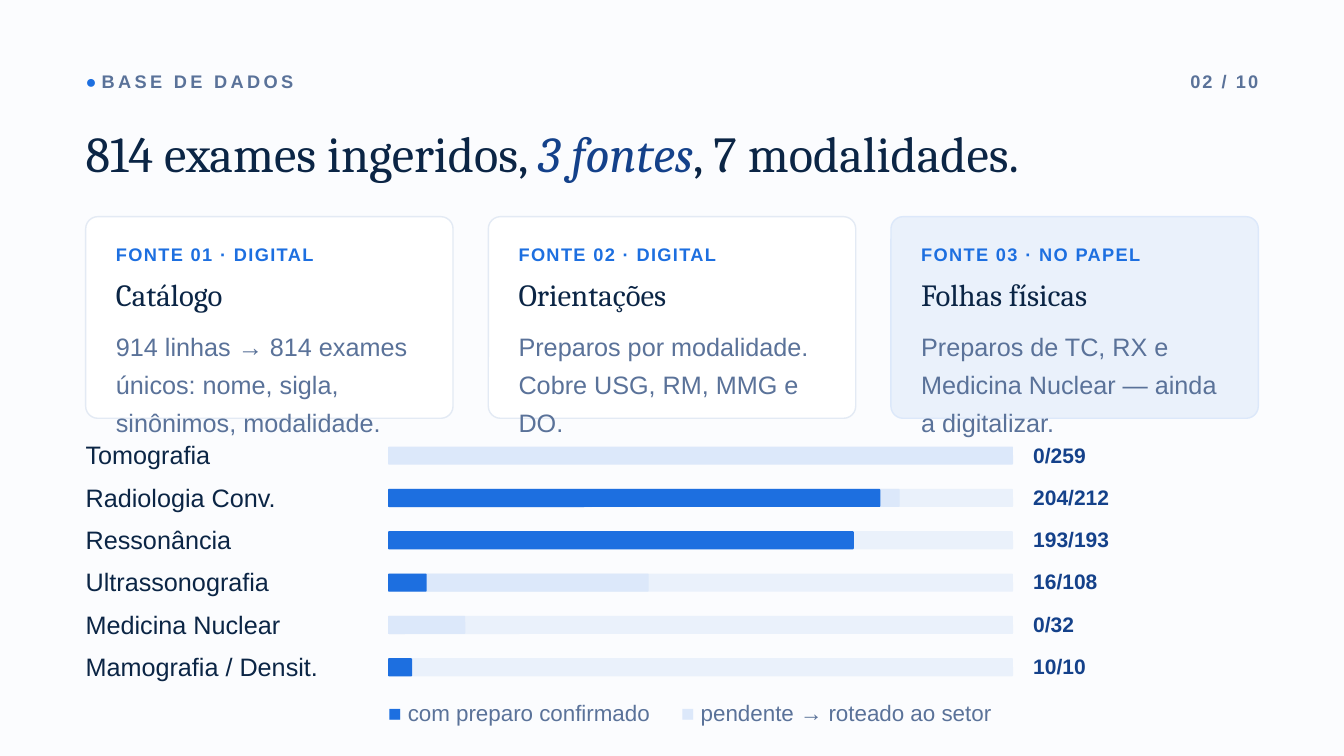
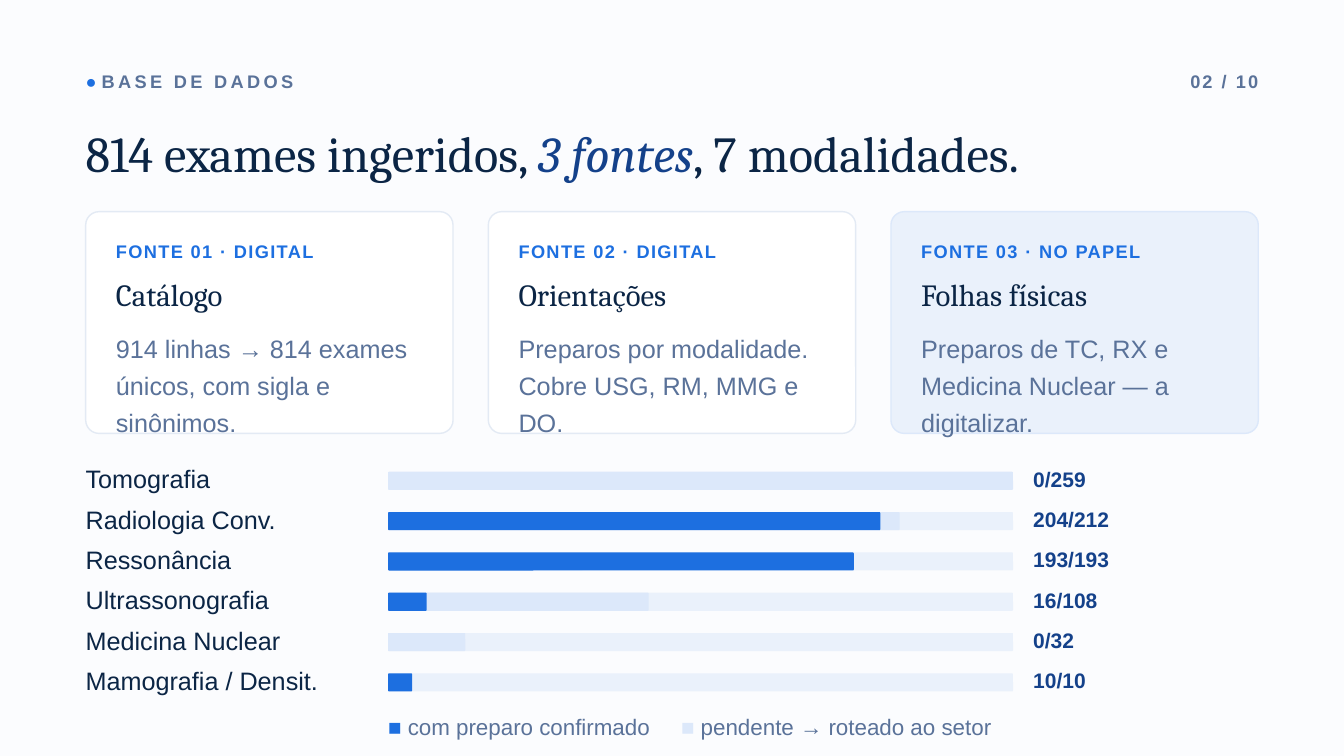
Before and after one commit to ata1de/hc-ufpe-exam-assistant, a slide deck: slide 3 of docs/Apresentacao_HC-UFPE.pptx. Drawn at 1344x756 pixels with LibreOffice and Linux fonts; fonts in the diff are those of the drawing. Boxes give left, top, right and bottom in pixels: in the first picture for what was removed or moved away, otherwise in the second. Text is boxed around its words. In the diff, an @@ line names an element or a change of style, - is before the commit and + after.

Commit message:
docs: fix presentation text overlaps, keep all body text >=18pt

```diff
--- a/docs/Apresentacao_HC-UFPE.pptx
+++ b/docs/Apresentacao_HC-UFPE.pptx
@@ rounded rectangle: place and size @@
-rounded rectangle at [86, 217, 453, 418]
+rounded rectangle at [86, 212, 453, 434]
@@ rounded rectangle: place and size @@
-rounded rectangle at [488, 217, 855, 418]
+rounded rectangle at [488, 212, 855, 434]
@@ rounded rectangle: place and size @@
-rounded rectangle at [891, 217, 1258, 418]
+rounded rectangle at [891, 212, 1258, 434]
@@ text at [116, 245, 314, 313]: more space between paragraphs @@
@@ text "FONTE 02 · DIGITAL" at [519, 245, 808, 398]: more space between paragraphs; line spacing 1.25 to 1.22 @@
@@ text at [921, 245, 1141, 307]: more space between paragraphs @@
@@ text at [116, 339, 407, 400]: text changed @@
-914 linhas → 814 exames únicos: nome, sigla, sinônimos, modalidade.
+914 linhas → 814 exames únicos, com sigla e sinônimos.
@@ text at [921, 340, 1169, 395]: text changed @@
-Preparos de TC, RX e Medicina Nuclear — ainda a digitalizar.
+Preparos de TC, RX e Medicina Nuclear — a digitalizar.
@@ 4 texts, 4 rounded rectangles: place and size @@
-4 texts, 4 rounded rectangles at [86, 445, 1109, 512]
+4 texts, 4 rounded rectangles at [86, 469, 1109, 534]
@@ 5 rounded rectangles, 4 texts: place and size @@
-5 rounded rectangles, 4 texts at [86, 530, 1109, 597]
+5 rounded rectangles, 4 texts at [86, 550, 1109, 615]
@@ 5 texts, 4 rounded rectangles: place and size @@
-5 texts, 4 rounded rectangles at [86, 615, 1086, 726]
+5 texts, 4 rounded rectangles at [86, 631, 1086, 740]
```
Also in this commit, not shown: 9 other slides changed.
